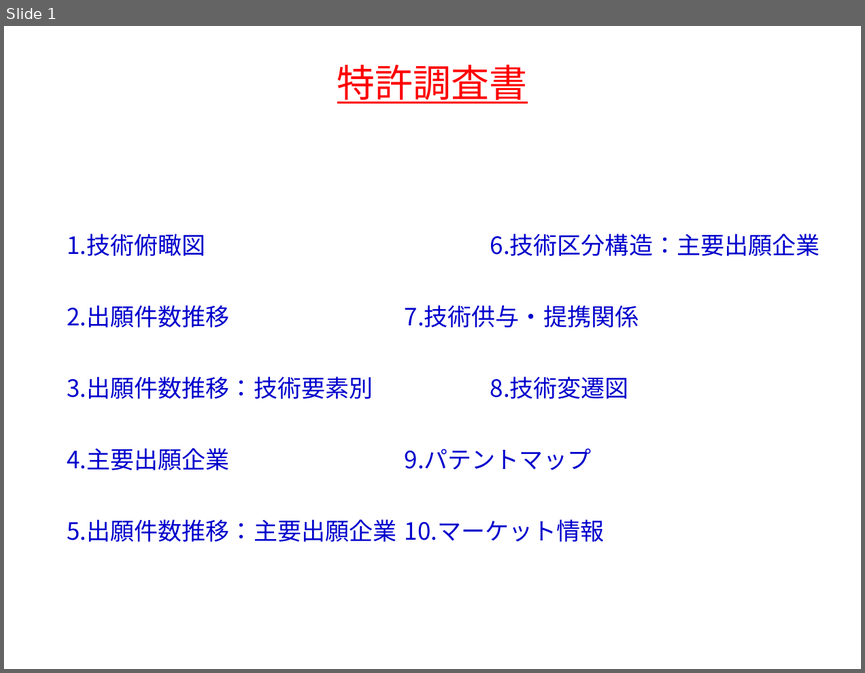
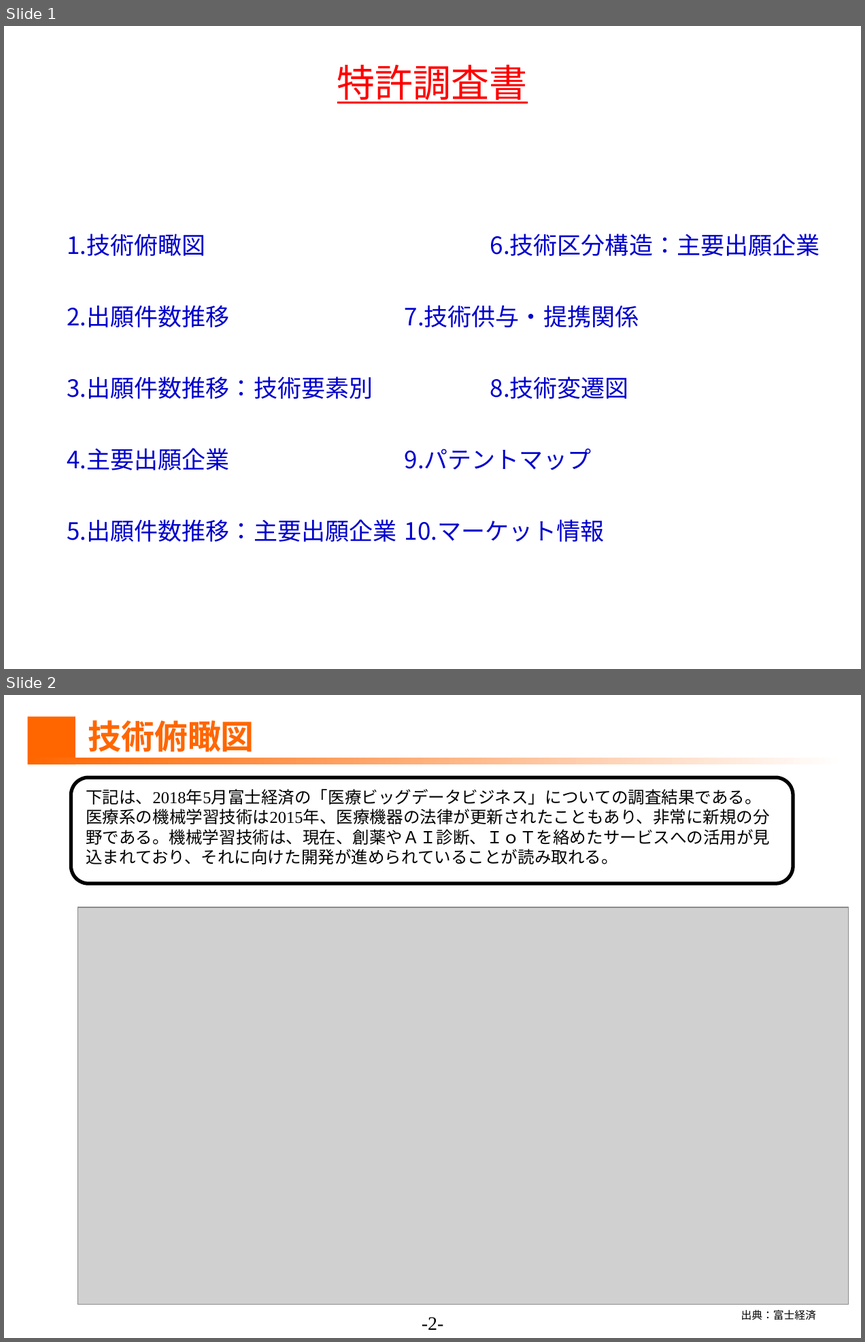
Before and after one commit to ShuDiamonds/JapanesePatentAnalysis, a slide deck: submissions2/1.調査分析.ppt. Shown one above the other, each under a label of ours: slide 1 before the commit, slides 1 and 2 after it. The pictures are 865x673 and 865x1342 pixels, drawn with LibreOffice and Linux fonts; fonts in the diff are those of the drawing; grey boxes stand for pictures. Boxes give left, top, right and bottom in pixels: in the first picture for what was removed or moved away, otherwise in the second. Text is boxed around its words. In the diff, an @@ line names an element or a change of style, - is before the commit and + after.

```diff
--- a/submissions2/1.調査分析.ppt
+++ b/submissions2/1.調査分析.ppt
@@ slide 2 added at [4,695,861,1338], background #FFFFFF @@
@@ rectangle added at [27,717,75,764], fill #FF6600 @@
@@ text added at [88,720,254,752], 28 pt, text #FF6600, bold @@
+技術俯瞰図
@@ rectangle added at [27,758,844,764], fill gradient #FFFFFF to #FF6600 @@
@@ rounded rectangle added at [71,777,793,883], outline #000000 3 pt @@
@@ text added at [86,789,770,864], 14 pt, text #000000 @@
+下記は、2018年5月富士経済の「医療ビッグデータビジネス」についての調査結果である。
+医療系の機械学習技術は2015年、医療機器の法律が更新されたこともあり、非常に新規の分野である。機械学習技術は、現在、創薬やＡＩ診断、ＩｏＴを絡めたサービスへの活用が見込まれており、それに向けた開発が進められていることが読み取れる。
@@ picture added at [77,907,848,1304] @@
@@ text added at [422,1317,444,1329], 16 pt, text #000000 @@
+-2-
@@ text added at [741,1309,816,1320], 9 pt, text #000000 @@
+出典：富士経済
```
Also in this commit, not shown: 2 slides changed, 1 slide removed, 10 other files.
